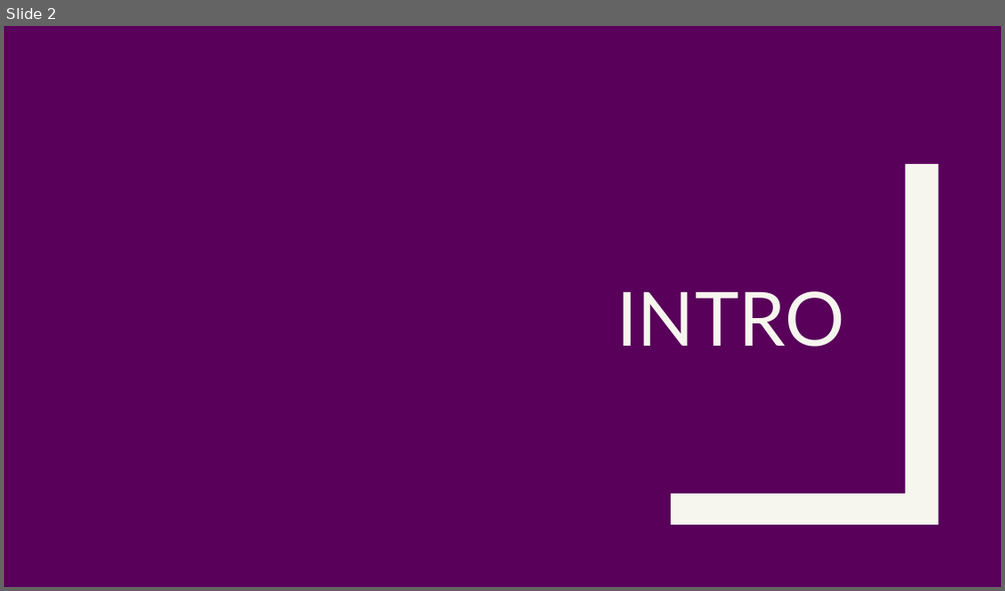
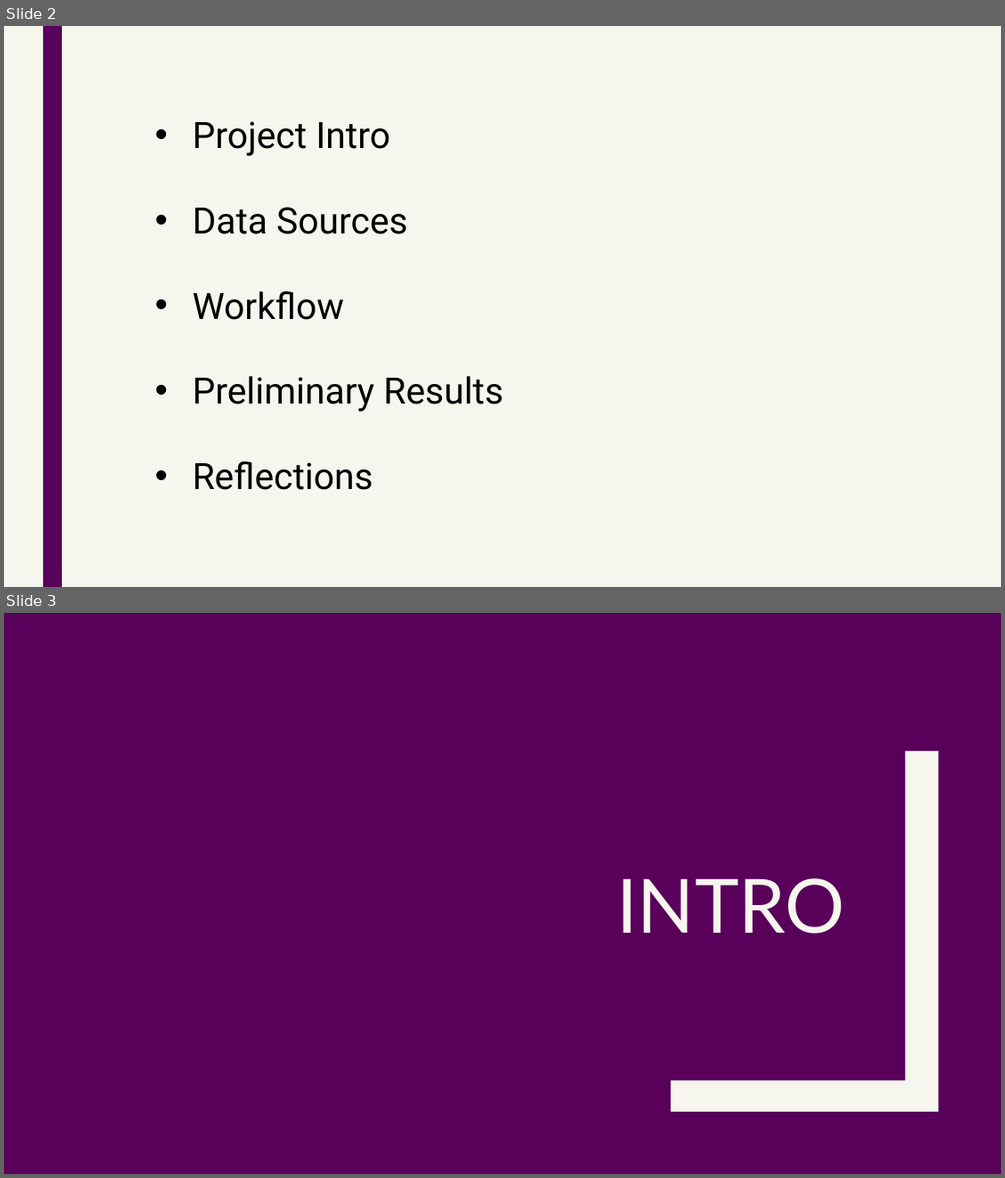
Before and after one commit to asnowmenjig/IS590-Open-Data-Mashups, a slide deck: final-deliverables/presentation-materials/presentation-slides.pptx. Shown one above the other, each under a label of ours: slide 2 before the commit, slides 2 and 3 after it. The pictures are 1005x591 and 1005x1178 pixels, drawn with LibreOffice and Linux fonts; fonts in the diff are those of the drawing. Boxes give left, top, right and bottom in pixels: in the first picture for what was removed or moved away, otherwise in the second. Text is boxed around its words. In the diff, an @@ line names an element or a change of style, - is before the commit and + after.

```diff
--- a/final-deliverables/presentation-materials/presentation-slides.pptx
+++ b/final-deliverables/presentation-materials/presentation-slides.pptx
@@ slide 2 added at (x1=4, y1=26, x2=1001, y2=587), background #F6F5EE @@
@@ rectangle added at (x1=43, y1=26, x2=62, y2=587), fill #58005A @@
@@ text added at (x1=193, y1=121, x2=503, y2=490), 35 pt, text #000000 @@
+• Project Intro
+• Data Sources
+• Workflow
+• Preliminary Results
+• Reflections
@@ what was slide 2 is now slide 3 @@
```
Also in this commit, not shown: 7 slides changed, 3 other slides added, 4 slides removed, 1 other file.
